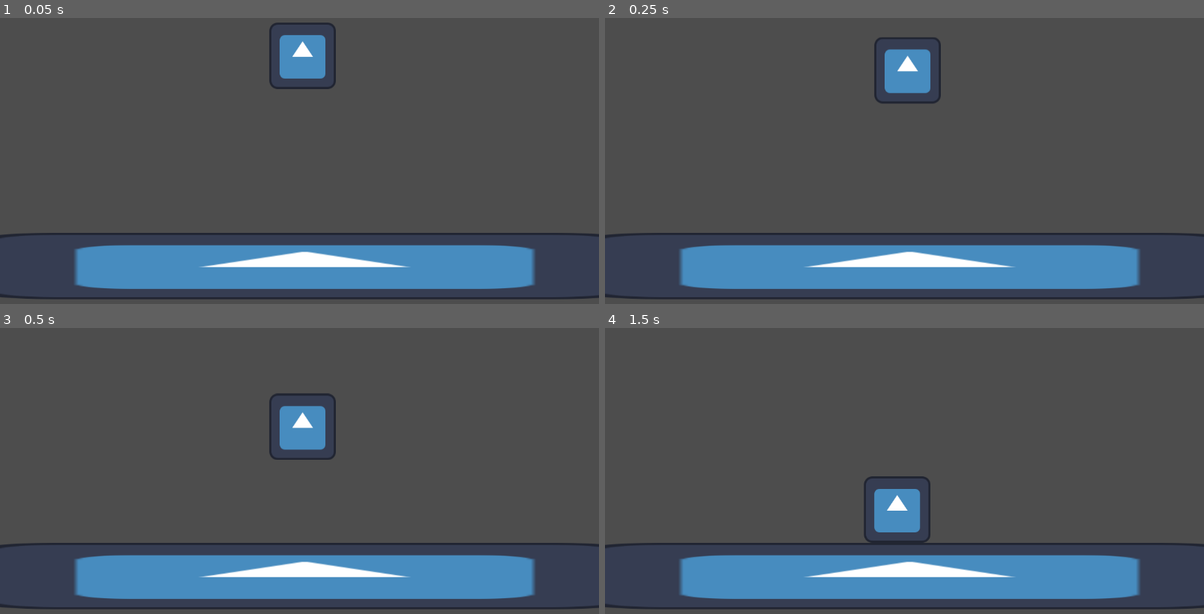
Above: before the commit, frames 1-4 (two rows, left to right).
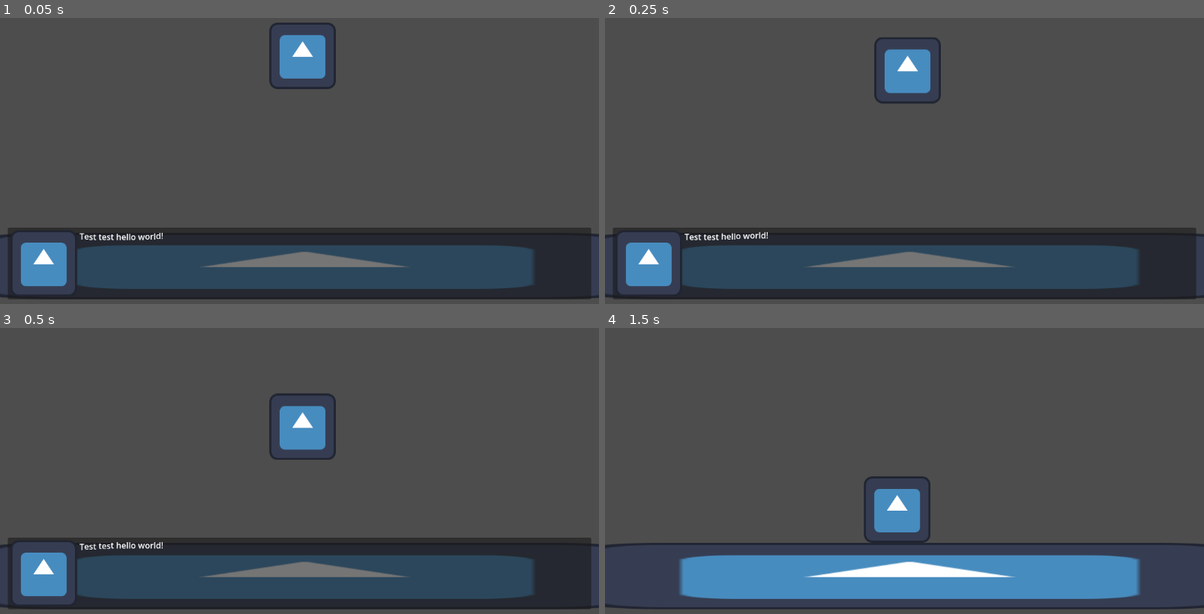
Above: after the commit, the same moments.

Repository: 46768/nsc2025
Game: Godot game, scene res://main.tscn
Same seed, same stepped clock (60 frames per second), same inputs: the game is played once before the commit and once after it. The engine's default icon, where the game draws it, is replaced by a stand-in: a white triangle on a blue panel in a dark square.
Inputs (mouse positions are in pixels of both pictures, inside the frame that each line leads up to):
- Up to frame 1 (0.05 s): no input
- Up to frame 2 (0.25 s): no input
- Up to frame 3 (0.5 s): no input
- Up to frame 4 (1.5 s): click (904, 573) at 0.52 s; tap Enter at 1.25 s; tap A (KeyA) at 1.35 s

The runs differ from the first frame. In frame 1, 22% of the frame differs, in the area x 1-99%, y 73-99%; in frame 2, 22%; in frame 3, 22%; in frame 4, nothing differs.

Commit message:
feat: implemented dialogue system

Diff:
--- a/project.godot
+++ b/project.godot
@@ -19,10 +19,12 @@
 
 [autoload]
 
-Globals="*res://scripts/core/globals.gd"
-Packet="*res://scripts/core/packet.gd"
+DiskUtil="*res://scripts/core/Autoloads/disk_utils.gd"
+Globals="*res://scripts/core/Autoloads/globals.gd"
+Packet="*res://scripts/core/Networking/packet.gd"
 PythonBinding="*res://scripts/python-binding/python-binding.gd"
 CodeServer="*res://scripts/code-execution-server/interface.gd"
+Dialogue="*res://scripts/core/dialogue-system/dialogue.gd"
 
 [editor]
 
--- /dev/null
+++ b/scenes/DialogueBox.tscn
@@ -0,0 +1,44 @@
+[gd_scene load_steps=3 format=3 uid="uid://b6xvkvbl5b81l"]
+
+[ext_resource type="Script" uid="uid://vlbschkurvl6" path="res://scripts/core/dialogue-system/dialogue_box.gd" id="1_r2og1"]
+[ext_resource type="Texture2D" uid="uid://ebjgaywwcvye" path="res://assets/textures/dialogue-system/nan.png" id="2_giuoe"]
+
+[node name="DialogueBox" type="MarginContainer"]
+offset_right = 174.0
+offset_bottom = 168.0
+theme_override_constants/margin_left = 15
+theme_override_constants/margin_top = 15
+theme_override_constants/margin_right = 15
+theme_override_constants/margin_bottom = 15
+script = ExtResource("1_r2og1")
+
+[node name="PanelContainer" type="PanelContainer" parent="."]
+layout_mode = 2
+
+[node name="InnerMargin" type="MarginContainer" parent="PanelContainer"]
+layout_mode = 2
+theme_override_constants/margin_left = 5
+theme_override_constants/margin_top = 5
+theme_override_constants/margin_right = 5
+theme_override_constants/margin_bottom = 5
+
+[node name="Layout" type="HBoxContainer" parent="PanelContainer/InnerMargin"]
+layout_mode = 2
+theme_override_constants/separation = 5
+
+[node name="CharacterTexture" type="TextureRect" parent="PanelContainer/InnerMargin/Layout"]
+layout_mode = 2
+texture = ExtResource("2_giuoe")
+stretch_mode = 3
+
+[node name="Message" type="RichTextLabel" parent="PanelContainer/InnerMargin/Layout"]
+layout_mode = 2
+size_flags_horizontal = 3
+bbcode_enabled = true
+scroll_following = true
+
+[node name="Button" type="Button" parent="PanelContainer"]
+layout_mode = 2
+flat = true
+
+[connection signal="pressed" from="PanelContainer/Button" to="." method="_on_button_pressed"]
--- a/scripts/code-execution-server/interface.gd
+++ b/scripts/code-execution-server/interface.gd
@@ -10,9 +10,9 @@
 const PY_RES_DIR: String = PythonBinding.RESOURCE_PATH
 const PY_DATA_DIR: String = PythonBinding.DATA_PATH
 
-var SERVER_SRC: String = Globals.join_paths([SERVER_DIR, "src"])
-var SERVER_DATA: String = Globals.join_paths([PY_DATA_DIR, SERVER_DIR, "data"])
-var SERVER_CONFIG: String = Globals.join_paths([SERVER_DIR, "config"])
+var SERVER_SRC: String = DiskUtil.join_paths([SERVER_DIR, "src"])
+var SERVER_DATA: String = DiskUtil.join_paths([PY_DATA_DIR, SERVER_DIR, "data"])
+var SERVER_CONFIG: String = DiskUtil.join_paths([SERVER_DIR, "config"])
 
 var server_started: bool = false
 var server_url: String = "http://localhost:%d" % SERVER_PORT
@@ -23,8 +23,9 @@
 
 
 func _ready() -> void:
-	var server_res: String = Globals.join_paths([PY_RES_DIR, SERVER_DIR])
-	var server_dat: String = Globals.gpathize(Globals.join_paths([PY_DATA_DIR, SERVER_DIR]))
+	var server_res: String = DiskUtil.join_paths([PY_RES_DIR, SERVER_DIR])
+	var server_dat: String = DiskUtil.gpathize(
+			DiskUtil.join_paths([PY_DATA_DIR, SERVER_DIR]))
 
 	# Check for resource availability
 	if not DirAccess.dir_exists_absolute(server_res):
@@ -34,7 +35,7 @@
 	# Copy resource to data
 	if not DirAccess.dir_exists_absolute(server_dat):
 		print("copying")
-		Globals.copy_directory(server_res, server_dat)
+		DiskUtil.copy_directory(server_res, server_dat)
 		print("copied")
 
 	__start_execution_server()
@@ -49,12 +50,12 @@
 	await send_pkt(pkt)
 
 
-func _on_server_responded(result: int,
+func _on_server_responded(_result: int,
 						  response_code: int,
 						  headers: PackedStringArray,
 						  body: PackedByteArray) -> void:
 	server_response = Packet.decode_packet(
-			"/", headers, body.get_string_from_utf8())
+			"/", response_code, headers, body.get_string_from_utf8())
 	received_packet.emit()
 	server_requesting = false
 
@@ -104,11 +105,11 @@
 
 
 func __start_execution_server() -> void:
-	var script_path: String = Globals.join_paths([
+	var script_path: String = DiskUtil.join_paths([
 		PY_DATA_DIR, SERVER_SRC, SERVER_SCRIPT])
-	var interpreter_path: String = Globals.gpathize(
+	var interpreter_path: String = DiskUtil.gpathize(
 			PythonBinding.PYTHON3_BIN_PATH)
-	var ast_blacklist_path: String = Globals.join_paths([
+	var ast_blacklist_path: String = DiskUtil.join_paths([
 		PY_DATA_DIR, SERVER_CONFIG, "ast-blacklist.yml"
 	])
 	if not DirAccess.dir_exists_absolute(SERVER_DATA):
@@ -116,13 +117,13 @@
 
 	server_pid = PythonBinding.create_script_process(script_path, [
 		str(SERVER_PORT), interpreter_path,
-		Globals.gpathize(SERVER_DATA),
-		Globals.gpathize(ast_blacklist_path),
+		DiskUtil.gpathize(SERVER_DATA),
+		DiskUtil.gpathize(ast_blacklist_path),
 	])
 
 
 func __stop_execution_server() -> void:
-	var script_path: String = Globals.join_paths([
+	var script_path: String = DiskUtil.join_paths([
 		PY_DATA_DIR, SERVER_SRC, SERVER_KILL])
 
 	PythonBinding.create_script_process(script_path,
--- a/scripts/core/globals.gd
+++ b/scripts/core/Autoloads/disk_utils.gd
@@ -1,7 +1,4 @@
 extends Node
-
-
-@onready var screen_resized: Signal = get_tree().get_root().size_changed
 
 
 func gpathize(path: String) -> String:
@@ -52,12 +49,3 @@
 
 	for dir in source_dir.get_directories():
 		copy_directory(src + dir + "/", dst + dir + "/")
-
-
-func wait(sec: float) -> void:
-	await get_tree().create_timer(sec).timeout
-
-
-func close_game() -> void:
-	CodeServer._cleanup()
-	get_tree().quit()
--- /dev/null
+++ b/scripts/core/Autoloads/globals.gd
@@ -0,0 +1,23 @@
+extends Node
+
+
+@onready var screen_resized: Signal = get_tree().get_root().size_changed
+@onready var screen_size: Vector2 = get_tree().get_root().size
+var main: Node2D = null
+
+
+func _ready() -> void:
+	screen_resized.connect(_on_screen_resized)
+
+
+func _on_screen_resized() -> void:
+	screen_size = get_tree().get_root().size
+
+
+func wait(sec: float) -> void:
+	await get_tree().create_timer(sec).timeout
+
+
+func close_game() -> void:
+	CodeServer._cleanup()
+	get_tree().quit()
--- a/scripts/core/packet.gd
+++ b/scripts/core/Networking/packet.gd
@@ -33,6 +33,7 @@
 
 func decode_packet(
 		url: String,
+		code: int,
 		headers: PackedStringArray,
 		content: String) -> Dictionary:
 	var time_header: String = "pkt:404"
@@ -49,7 +50,7 @@
 
 	var http_pkt: Dictionary = {
 		"url": url,
-		"code": 000,
+		"code": code,
 		"headers": {
 			"p-time": time_header.split(": ")[-1],
 			"p-type": type_header.split(": ")[-1],
--- /dev/null
+++ b/scripts/core/dialogue-system/dialogue.gd
@@ -0,0 +1,37 @@
+extends Node
+
+
+const DIALOGUE: PackedScene = preload("res://scenes/DialogueBox.tscn")
+
+var current_dialogue: Dictionary[String, Node] = {}
+
+
+func spawn_dialogue(message: String, texture: Texture2D=null) -> String:
+	var dialogue = DIALOGUE.instantiate()
+	var dialogue_hash: String = (
+			message + Time.get_datetime_string_from_system()).sha256_text()
+	dialogue.dialogue_message = message
+	dialogue.dialogue_hash = dialogue_hash
+	if not texture == null:
+		dialogue.dialogue_texture = texture
+
+	Globals.main.add_child(dialogue)
+	current_dialogue[dialogue_hash] = dialogue
+
+	return dialogue_hash
+
+
+func delete_dialogue(dialogue_hash: String) -> void:
+	if not current_dialogue.has(dialogue_hash):
+		printerr("Dialogue '%s' does not exists" % dialogue_hash)
+		return
+
+	var deleting_dialogue: Node = current_dialogue[dialogue_hash]
+	deleting_dialogue.cleanup()
+	deleting_dialogue.queue_free()
+	current_dialogue.erase(dialogue_hash)
+
+
+func clear_dialogue() -> void:
+	for dialogue_hash in current_dialogue:
+		self.delete_dialogue(dialogue_hash)
--- /dev/null
+++ b/scripts/core/dialogue-system/dialogue_box.gd
@@ -0,0 +1,38 @@
+extends MarginContainer
+
+
+@onready var dialogue_texture_rect: TextureRect = (
+		$PanelContainer/InnerMargin/Layout/CharacterTexture)
+@onready var dialogue_message_box: RichTextLabel = (
+		$PanelContainer/InnerMargin/Layout/Message)
+@onready var inner_margin: MarginContainer = (
+		$PanelContainer/InnerMargin)
+
+var dialogue_texture: Texture2D = preload(
+		"res://assets/textures/dialogue-system/nan.png")
+var dialogue_message: String = ""
+var dialogue_hash: String = ""
+
+
+# Called when the node enters the scene tree for the first time.
+func _ready() -> void:
+	print(Globals.screen_size)
+	dialogue_texture_rect.texture = dialogue_texture
+	dialogue_message_box.text = dialogue_message
+
+	size.x = Globals.screen_size.x
+	position.y = Globals.screen_size.y - size.y
+	Globals.screen_resized.connect(_on_screen_resize)
+
+
+func _on_screen_resize() -> void:
+	size.x = Globals.screen_size.x
+	position.y = Globals.screen_size.y - size.y
+
+
+func cleanup() -> void:
+	Globals.screen_resized.disconnect(_on_screen_resize)
+
+
+func _on_button_pressed() -> void:
+	Dialogue.delete_dialogue(dialogue_hash)
--- a/scripts/main/main.gd
+++ b/scripts/main/main.gd
@@ -1,23 +1,19 @@
 extends Node2D
 
 
-var screen_size: Vector2
-
+@onready var test_texture: Texture2D = preload("res://icon.svg")
 
 func _ready() -> void:
 	# Variable initializations
-	screen_size = get_viewport_rect().size
+	Globals.main = self
 
 	$Ide.hide()
 
-	# Signal connections
-	Globals.screen_resized.connect(_on_screen_resized)
+	Dialogue.spawn_dialogue("[wave]Test test hello world![/wave]", test_texture)
+	#await Globals.wait(10)
+	#Dialogue.clear_dialogue()
 
 
 func _process(_delta: float) -> void:
 	if Input.is_action_just_pressed("ToggleIDE"):
 		$Ide.set_visible(not $Ide.is_visible())
-
-
-func _on_screen_resized() -> void:
-	screen_size = get_viewport_rect().size
--- a/scripts/python-binding/python-binding.gd
+++ b/scripts/python-binding/python-binding.gd
@@ -27,8 +27,8 @@
 func run_script(
 	script_path: String, args: PackedStringArray
 ) -> Array:
-	var src_path: String = Globals.gpathize(script_path)
-	var bin_path: String = Globals.gpathize(PYTHON3_BIN_PATH)
+	var src_path: String = DiskUtil.gpathize(script_path)
+	var bin_path: String = DiskUtil.gpathize(PYTHON3_BIN_PATH)
 	var cmd_arg: PackedStringArray = PackedStringArray([src_path])
 	var output: Array = []
 
@@ -49,8 +49,8 @@
 func create_script_process(
 	script_path: String, args: PackedStringArray
 ) -> int:
-	var src_path: String = Globals.gpathize(script_path)
-	var bin_path: String = Globals.gpathize(PYTHON3_BIN_PATH)
+	var src_path: String = DiskUtil.gpathize(script_path)
+	var bin_path: String = DiskUtil.gpathize(PYTHON3_BIN_PATH)
 	var cmd_arg: PackedStringArray = PackedStringArray([src_path])
 
 	cmd_arg.append_array(args)
@@ -67,22 +67,22 @@
 
 	# Using tar
 	OS.execute("tar", [
-		"-xvzf", Globals.gpathize(archive_path),
-		"-C", Globals.gpathize(dest_path),
+		"-xvzf", DiskUtil.gpathize(archive_path),
+		"-C", DiskUtil.gpathize(dest_path),
 	])
 
 
 # Runs on game startup (Specified this script as
 # a global/singleton in project settings)
 func _ready() -> void:
-	RES_PACKED_PATH = Globals.join_paths(
+	RES_PACKED_PATH = DiskUtil.join_paths(
 			[RESOURCE_PATH, ARCHIVE_FNAME])
-	USR_PACKED_PATH = Globals.join_paths([DATA_PATH, ARCHIVE_FNAME])
+	USR_PACKED_PATH = DiskUtil.join_paths([DATA_PATH, ARCHIVE_FNAME])
 
-	CONDA_PATH = Globals.join_paths([DATA_PATH, "conda"])
+	CONDA_PATH = DiskUtil.join_paths([DATA_PATH, "conda"])
 	PYTHON3_BIN_PATH = {
-		"Windows": Globals.join_paths([CONDA_PATH, "python.exe"]),
-		"Linux": Globals.join_paths([CONDA_PATH, "bin", "python3"]),
+		"Windows": DiskUtil.join_paths([CONDA_PATH, "python.exe"]),
+		"Linux": DiskUtil.join_paths([CONDA_PATH, "bin", "python3"]),
 	}[OS.get_name()]
 
 	# Avoid repeated instantiation
@@ -107,7 +107,7 @@
 
 	if not FileAccess.file_exists(PYTHON3_BIN_PATH):
 		# Clear and unpack again
-		Globals.delete_directory(CONDA_PATH, CONDA_PATH)
+		DiskUtil.delete_directory(CONDA_PATH, CONDA_PATH)
 		__unpack_python_env(USR_PACKED_PATH, CONDA_PATH)
 
 	initialized = true
Binary file added: assets/textures/dialogue-system/nan.png
Not shown, added: assets/textures/dialogue-system/nan.png.import
Renamed: scripts/core/editor-mgr.gd -> scripts/IDE/editor-mgr.gd
Renamed: scripts/core/editor-mgr.gd.uid -> scripts/IDE/editor-mgr.gd.uid
Not shown, added: scripts/core/Autoloads/disk_utils.gd.uid
Renamed: scripts/core/globals.gd.uid -> scripts/core/Autoloads/globals.gd.uid
Renamed: scripts/core/packet.gd.uid -> scripts/core/Networking/packet.gd.uid
Not shown, added: scripts/core/dialogue-system/dialogue.gd.uid
Not shown, added: scripts/core/dialogue-system/dialogue_box.gd.uid
Not shown, changed: CHANGELOG.md
